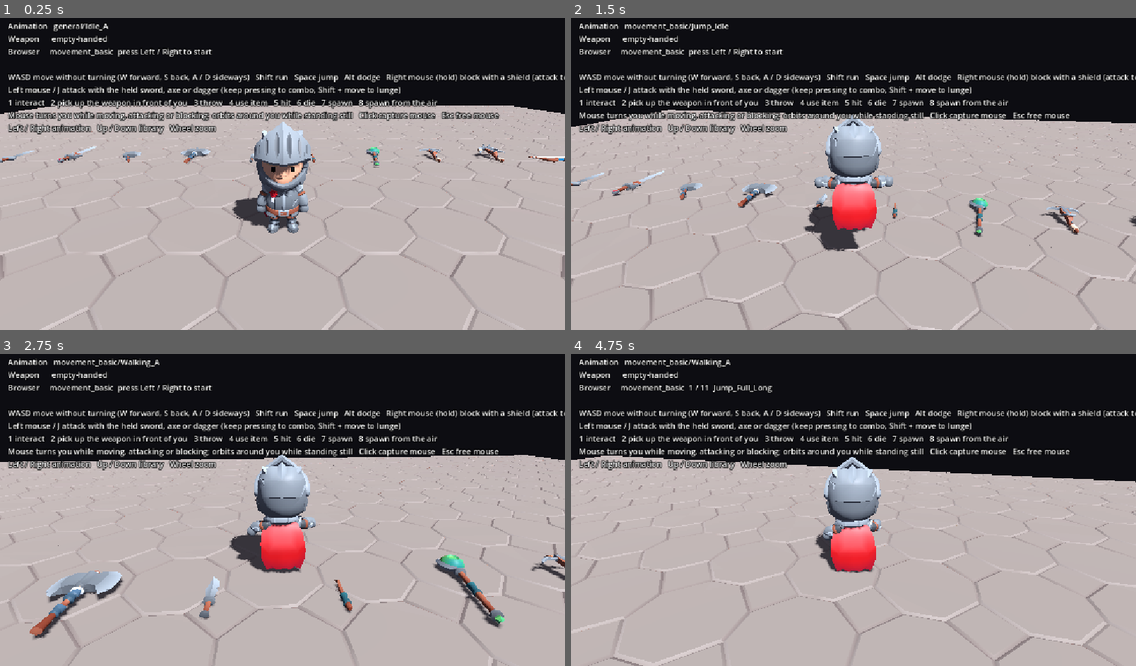
Above: before the commit, frames 1-4 (two rows, left to right).
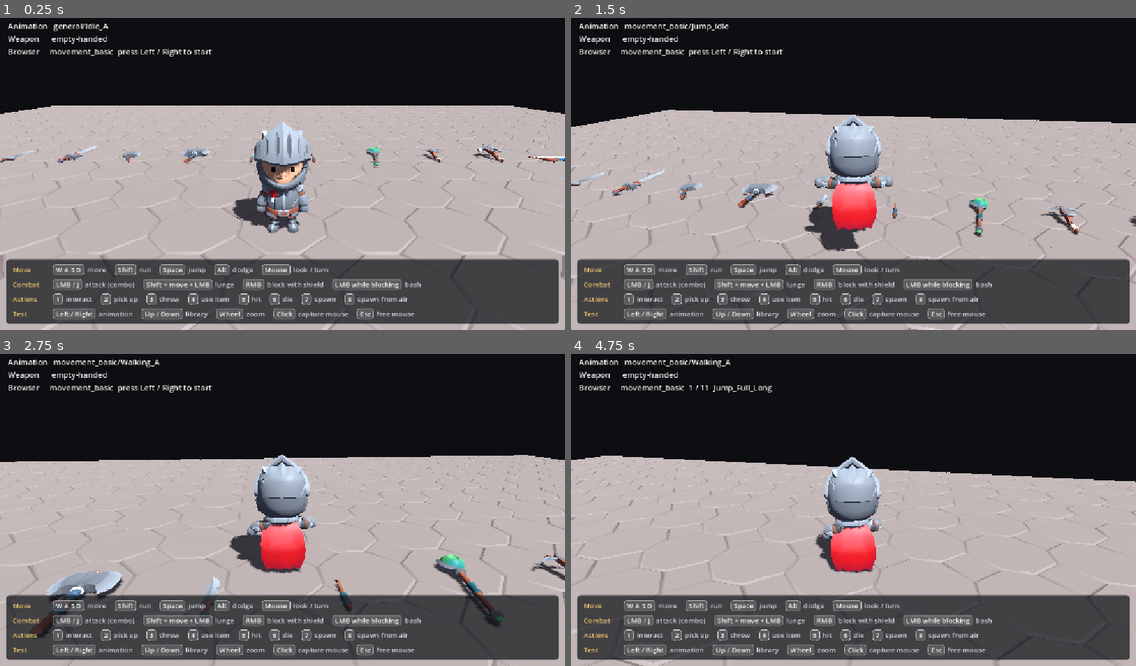
Above: after the commit, the same moments.

Repository: lijw07/roam
Game: Godot game, scene res://scenes/playground/animation_test.tscn
Two runs of this game, one before a commit and one after it. Both use one fixed random seed, a clock stepped at 60 frames per second and the inputs below. The project has no main scene, so this scene is started directly.
Inputs (mouse positions are in pixels of both pictures, inside the frame that each line leads up to):
- Up to frame 1 (0.25 s): no input
- Up to frame 2 (1.5 s): tap Enter at 0.5 s; move the mouse to (881, 170) at 0.52 s; hold J (attack) 0.53-1.28 s; hold W (move_forward) from 0.53 s (still down); click (881, 170) at 0.67 s; tap Space (jump) at 0.77, 1.07 s; tap Alt (dodge) at 0.8, 1.35 s; move the mouse to (825, 174) at 1.27 s; click (825, 174) at 1.42 s
- Up to frame 3 (2.75 s): keep holding W (move_forward); tap Space (jump) at 1.52, 1.82, 2.3 s; tap F (interact) at 1.55 s; move the mouse to (293, 500) at 2.02 s; hold F (interact) from 2.03 s (still down); click (293, 500) at 2.17 s
- Up to frame 4 (4.75 s): keep holding W (move_forward); move the mouse to (847, 513) at 2.77 s; release F (interact) at 2.78 s; tap Space (jump) at 2.85, 3.02, 3.32, 3.77, 4.07, 4.52 s; click (847, 513) at 2.92 s; tap J (attack) at 3.05 s; move the mouse to (893, 510) at 3.52 s; hold Up (anim_library_next) 3.53-4.28 s; click (893, 510) at 3.67 s; tap Alt (dodge) at 3.8 s; move the mouse to (808, 503) at 4.27 s; tap Down (anim_library_prev) at 4.35 s; click (808, 503) at 4.42 s; tap F (interact) at 4.55 s

The runs differ from the first frame. In frame 1, 25% of the frame differs, in the area x 1-100%, y 17-98%; in frame 2, 24%; in frame 3, 24%; in frame 4, 24%.

Commit message:
fixed animation scene and shield placement
Fixed shield location on player arm and fixed UI for animation scene

Diff:
--- a/scenes/playground/animation_test.tscn
+++ b/scenes/playground/animation_test.tscn
@@ -23,6 +23,13 @@
 ambient_light_color = Color(0.5, 0.5, 0.6, 1)
 ambient_light_energy = 0.6
 
+[sub_resource type="StyleBoxFlat" id="StyleBoxFlat_controls"]
+bg_color = Color(0.06, 0.07, 0.09, 0.72)
+corner_radius_top_left = 8
+corner_radius_top_right = 8
+corner_radius_bottom_right = 8
+corner_radius_bottom_left = 8
+
 [node name="AnimationTest" type="Node3D" unique_id=1844858767]
 script = ExtResource("1_test")
 
@@ -522,3 +529,29 @@
 offset_top = 16.0
 theme_override_colors/font_outline_color = Color(0, 0, 0, 1)
 theme_override_constants/outline_size = 6
+
+[node name="Controls" type="PanelContainer" parent="HUD"]
+anchors_preset = 12
+anchor_top = 1.0
+anchor_right = 1.0
+anchor_bottom = 1.0
+offset_left = 12.0
+offset_right = -12.0
+offset_bottom = -12.0
+grow_horizontal = 2
+grow_vertical = 0
+mouse_filter = 2
+theme_override_styles/panel = SubResource("StyleBoxFlat_controls")
+
+[node name="Margin" type="MarginContainer" parent="HUD/Controls"]
+layout_mode = 2
+mouse_filter = 2
+theme_override_constants/margin_left = 14
+theme_override_constants/margin_top = 10
+theme_override_constants/margin_right = 14
+theme_override_constants/margin_bottom = 10
+
+[node name="Rows" type="VBoxContainer" parent="HUD/Controls/Margin"]
+layout_mode = 2
+mouse_filter = 2
+theme_override_constants/separation = 8
--- a/scripts/animation_test.gd
+++ b/scripts/animation_test.gd
@@ -9,17 +9,24 @@
 const MIN_DISTANCE := 2.0
 const MAX_DISTANCE := 12.0
 const PICK_UP_REACH := 1.6
-const CONTROLS := """WASD move without turning (W forward, S back, A / D sideways)   Shift run   Space jump   Alt dodge   Right mouse (hold) block with a shield (attack to bash)
-Left mouse / J attack with the held sword, axe or dagger (keep pressing to combo, Shift + move to lunge)
-1 interact   2 pick up the weapon in front of you   3 throw   4 use item   5 hit   6 die   7 spawn   8 spawn from the air
-Mouse turns you while moving, attacking or blocking; orbits around you while standing still   Click capture mouse   Esc free mouse
-Left / Right animation   Up / Down library   Wheel zoom"""
+const CONTROL_GROUPS := [
+	["Move", [["W A S D", "move"], ["Shift", "run"], ["Space", "jump"], ["Alt", "dodge"], ["Mouse", "look / turn"]]],
+	["Combat", [["LMB / J", "attack (combo)"], ["Shift + move + LMB", "lunge"], ["RMB", "block with shield"], ["LMB while blocking", "bash"]]],
+	["Actions", [["1", "interact"], ["2", "pick up"], ["3", "throw"], ["4", "use item"], ["5", "hit"], ["6", "die"], ["7", "spawn"], ["8", "spawn from air"]]],
+	["Test", [["Left / Right", "animation"], ["Up / Down", "library"], ["Wheel", "zoom"], ["Click", "capture mouse"], ["Esc", "free mouse"]]],
+]
+const KEY_CHIP_COLOR := Color(1, 1, 1, 0.14)
+const KEY_CHIP_BORDER := Color(1, 1, 1, 0.35)
+const GROUP_TITLE_COLOR := Color(1.0, 0.82, 0.45)
+const ACTION_COLOR := Color(0.85, 0.87, 0.9)
+const GROUP_TITLE_WIDTH := 64.0
 
 @onready var player: CharacterBody3D = $Player
 @onready var camera_rig: Node3D = $CameraRig
 @onready var camera_pitch: Node3D = $CameraRig/Pitch
 @onready var camera: Camera3D = $CameraRig/Pitch/Camera3D
 @onready var info: Label = $HUD/Info
+@onready var control_rows: VBoxContainer = $HUD/Controls/Margin/Rows
 @onready var weapons: Node3D = $Weapons
 
 var _library_index := 0
@@ -46,6 +53,7 @@
 	player.animation_changed.connect(_on_player_animation_changed)
 	player.animation_player.animation_finished.connect(_on_animation_finished)
 	Input.mouse_mode = Input.MOUSE_MODE_CAPTURED
+	_build_controls()
 
 
 func _process(_delta: float) -> void:
@@ -152,9 +160,55 @@
 	if _animation_index >= 0:
 		var names := _library_animations()
 		selection = "%d / %d  %s" % [_animation_index + 1, names.size(), names[_animation_index]]
-	return "Animation   %s\nWeapon      %s\nBrowser     %s  %s\n\n%s" % [
-		player.current_animation(), _weapon_text(), LIBRARIES[_library_index], selection, CONTROLS,
+	return "Animation   %s\nWeapon      %s\nBrowser     %s  %s" % [
+		player.current_animation(), _weapon_text(), LIBRARIES[_library_index], selection,
 	]
+
+
+func _build_controls() -> void:
+	var chip_style := _key_chip_style()
+	for group: Array in CONTROL_GROUPS:
+		var row := HFlowContainer.new()
+		row.add_theme_constant_override("h_separation", 18)
+		row.add_theme_constant_override("v_separation", 6)
+		var title := _label(group[0], GROUP_TITLE_COLOR)
+		title.custom_minimum_size.x = GROUP_TITLE_WIDTH
+		row.add_child(title)
+		for binding: Array in group[1]:
+			row.add_child(_control_hint(binding[0], binding[1], chip_style))
+		control_rows.add_child(row)
+
+
+func _control_hint(keys: String, action: String, chip_style: StyleBoxFlat) -> HBoxContainer:
+	var hint := HBoxContainer.new()
+	hint.add_theme_constant_override("separation", 6)
+	var chip := PanelContainer.new()
+	chip.add_theme_stylebox_override("panel", chip_style)
+	chip.add_child(_label(keys, Color.WHITE))
+	hint.add_child(chip)
+	hint.add_child(_label(action, ACTION_COLOR))
+	return hint
+
+
+func _label(text: String, color: Color) -> Label:
+	var label := Label.new()
+	label.text = text
+	label.add_theme_color_override("font_color", color)
+	label.add_theme_font_size_override("font_size", 14)
+	return label
+
+
+func _key_chip_style() -> StyleBoxFlat:
+	var style := StyleBoxFlat.new()
+	style.bg_color = KEY_CHIP_COLOR
+	style.border_color = KEY_CHIP_BORDER
+	style.set_border_width_all(1)
+	style.set_corner_radius_all(4)
+	style.content_margin_left = 6
+	style.content_margin_right = 6
+	style.content_margin_top = 1
+	style.content_margin_bottom = 1
+	return style
 
 
 func _held_text() -> String:
--- a/scripts/shield.gd
+++ b/scripts/shield.gd
@@ -2,6 +2,7 @@
 class_name Shield
 
 @export var grip_rotation_degrees := Vector3.ZERO
+@export var grip_offset := Vector3(0.0, 0.0, 0.145)
 @export var raise_animation: StringName = &"combat_melee/Melee_Block"
 @export var hold_animation: StringName = &"combat_melee/Melee_Blocking"
 @export var hit_animation: StringName = &"combat_melee/Melee_Block_Hit"
@@ -9,4 +10,4 @@
 
 
 func grip() -> Transform3D:
-	return Transform3D(Basis.from_euler(grip_rotation_degrees * (PI / 180.0)), Vector3.ZERO)
+	return Transform3D(Basis.from_euler(grip_rotation_degrees * (PI / 180.0)), grip_offset)
Not shown, changed: README.md
